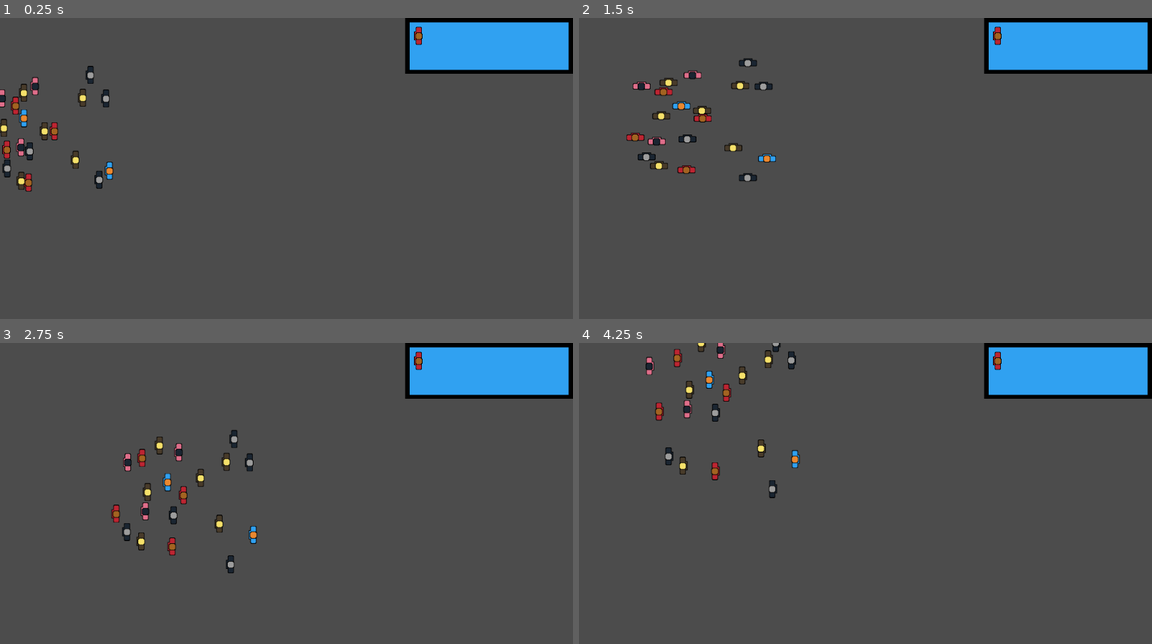
Above: before the commit, frames 1-4 (two rows, left to right).
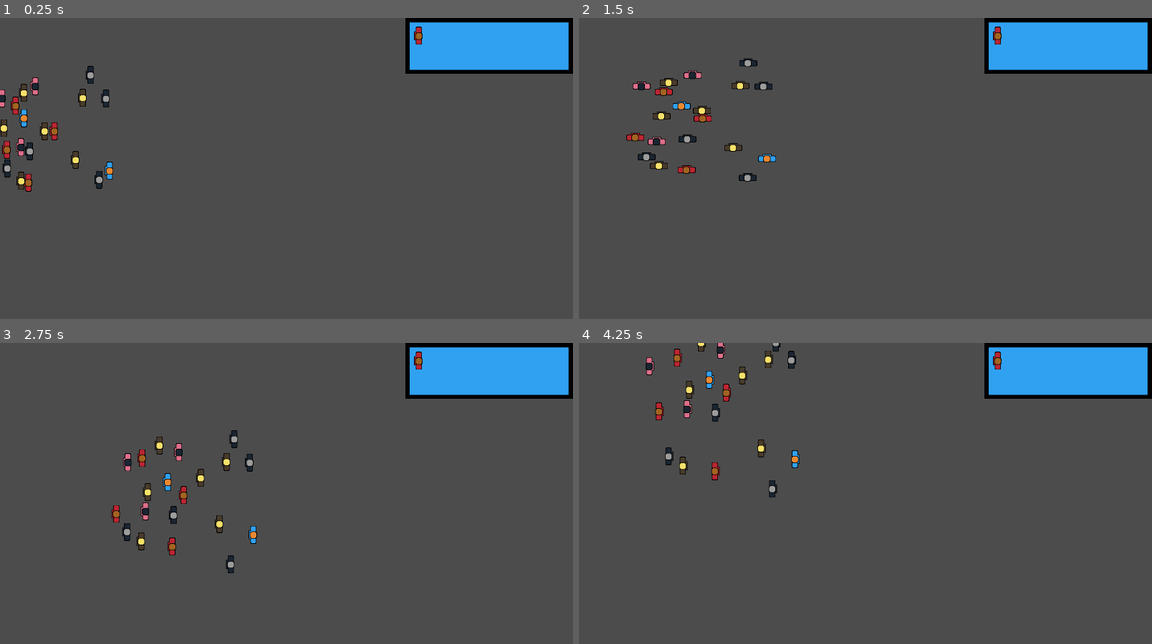
Above: after the commit, the same moments.

Repository: Robimy-gry/QGJ
Game: Godot game, scene res://World.tscn
Two runs of this game, one before a commit and one after it. Both use one fixed random seed, a clock stepped at 60 frames per second and the inputs below.
Inputs:
- Up to frame 1 (0.25 s): no input
- Up to frame 2 (1.5 s): tap Enter at 0.5 s; hold Right (ui_right) 0.53-1.28 s; tap Space (ui_select) at 0.77 s; hold Down (ui_down) from 1.28 s (still down)
- Up to frame 3 (2.75 s): tap Space (ui_select) at 1.52 s; release Down (ui_down) at 2.03 s; hold Right (ui_right) from 2.03 s (still down)
- Up to frame 4 (4.25 s): release Right (ui_right) at 2.78 s; hold Up (ui_up) 2.78-3.53 s; tap Space (ui_select) at 3.02, 3.77 s; hold Left (ui_left) from 3.53 s (still down)

The runs differ from the first frame. In frame 1, 0.2% of the frame differs, in the area x 0-74%, y 0-58%; in frame 2, 0.2%; in frame 3, 0.3%, in the area x 19-74%, y 0-71%; in frame 4, 0.3%.

Commit message:
Added collision with help of Jakub

Diff:
--- a/Obstacle.gd
+++ b/Obstacle.gd
@@ -21,3 +21,8 @@
 	preload("res://Sprites/Obstacles/toilet_bowl.png") ]
   var rand_text_index = int( rand_range(0, my_textures.size() ) )
   $Sprite.texture = my_textures[rand_text_index]
+
+
+func _on_Obstacle_body_entered(body):
+	if body.is_in_group("Player"):
+		body._die()
--- a/Obstacle.tscn
+++ b/Obstacle.tscn
@@ -16,3 +16,4 @@
 [node name="CollisionShape2D" type="CollisionShape2D" parent="."]
 shape = SubResource( 1 )
 script = ExtResource( 2 )
+[connection signal="body_entered" from="." to="." method="_on_Obstacle_body_entered"]
--- a/Player.gd
+++ b/Player.gd
@@ -16,6 +16,7 @@
 	screensize = get_viewport_rect().size
 	player_number = (randi() % player_right.size())
 	$AnimatedSprite.animation = player_right[player_number]
+	add_to_group("Player")
 
 func _physics_process(delta):
 	update_movement(delta)
@@ -88,6 +89,5 @@
 			motion.y -= 50
 		#is_powerup_enabled = false
 
-
-func _on_KinematicBody2D_body_shape_entered(body_id, body, body_shape, area_shape):
-	hide()
+func _die():
+	queue_free()
--- a/project.godot
+++ b/project.godot
@@ -23,7 +23,11 @@
 
 UserData="*res://addons/github-integration/scripts/user_data.gd"
 IconLoaderGithub="*res://addons/github-integration/scripts/IconLoaderGithub.gd"
-Music="*res://Music.tscn"
+
+[display]
+
+window/stretch/mode="2d"
+window/stretch/aspect="keep"
 
 [editor_plugins]
 
